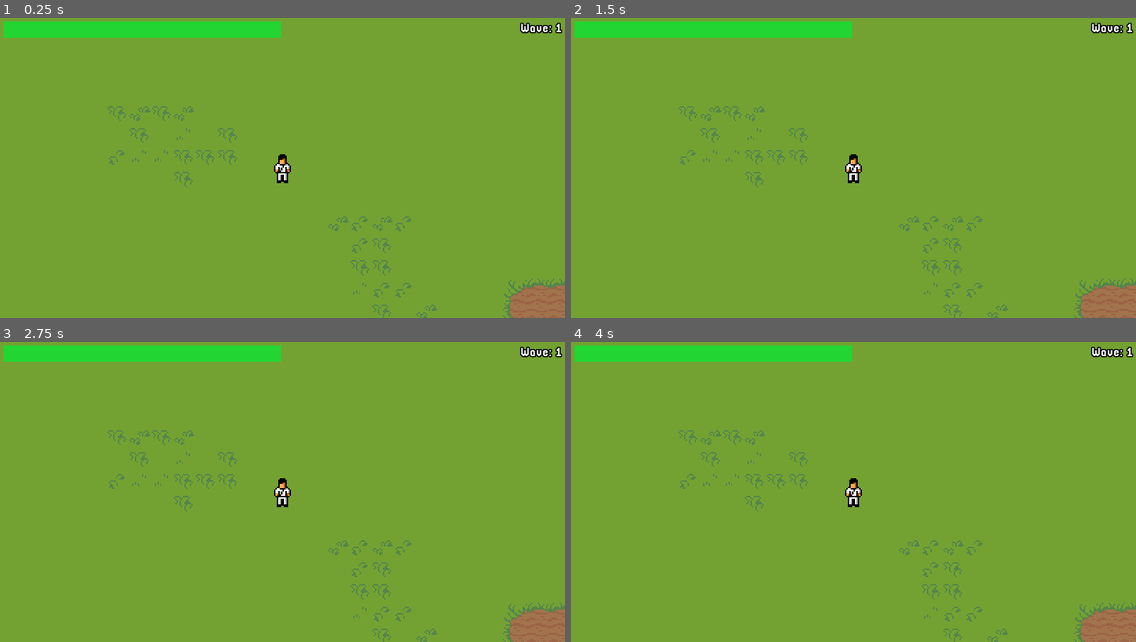
Above: before the commit, frames 1-4 (two rows, left to right).
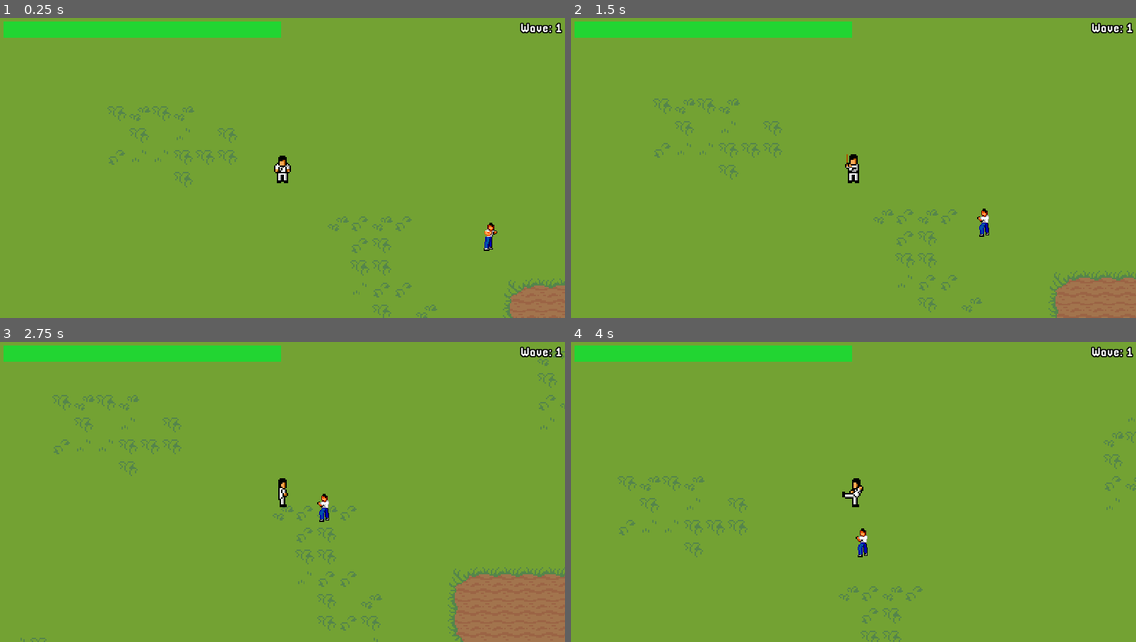
Above: after the commit, the same moments.

Repository: MysteryCoder456/KungFitGame
Game: Godot game, scene res://src/scenes/World.tscn
The game is run twice, just before and just after one commit, with the same random seed, the same clock (stepped at 60 frames per second) and the same inputs.
Inputs:
- Up to frame 1 (0.25 s): no input
- Up to frame 2 (1.5 s): hold D (move_right) 0.53-1.28 s; hold P (kick_attack) 0.53-1.28 s; tap O (stick_attack) at 0.8, 1.35 s; hold S (move_down) from 1.28 s (still down)
- Up to frame 3 (2.75 s): tap P (kick_attack) at 1.55 s; release S (move_down) at 2.03 s; hold D (move_right) from 2.03 s (still down); hold P (kick_attack) from 2.03 s (still down); tap O (stick_attack) at 2.3 s
- Up to frame 4 (4 s): release D (move_right) at 2.78 s; release P (kick_attack) at 2.78 s; hold W (move_up) 2.78-3.53 s; tap O (stick_attack) at 2.85, 3.8 s; tap P (kick_attack) at 3.05 s; hold A (move_left) from 3.53 s (still down); hold P (kick_attack) from 3.53 s (still down)

The runs differ from the first frame. In frame 1, 0.2% of the frame differs, in the area x 49-88%, y 45-78%; in frame 2, 3.1%; in frame 3, 6.1%, in the area x 3-100%, y 3-100%; in frame 4, 3.4%.
Error before the commit: Parse Error: The class "KungFuMan" was found in global scope, but its script couldn't be loaded. (res://src/scripts/Enemy.gd:32)

Commit message:
player attack animations

Diff:
--- a/FitnessGame/project.godot
+++ b/FitnessGame/project.godot
@@ -18,10 +18,16 @@
 "class": "KungFuMan",
 "language": "GDScript",
 "path": "res://src/scripts/KungFuMan.gd"
+}, {
+"base": "Control",
+"class": "PlayerHUD",
+"language": "GDScript",
+"path": "res://src/scripts/HUD.gd"
 } ]
 _global_script_class_icons={
 "Enemy": "",
-"KungFuMan": ""
+"KungFuMan": "",
+"PlayerHUD": ""
 }
 
 [application]
--- a/FitnessGame/src/actors/KungFuMan.tscn
+++ b/FitnessGame/src/actors/KungFuMan.tscn
@@ -70,6 +70,12 @@
 
 [node name="HUD" parent="CanvasLayer" instance=ExtResource( 4 )]
 
+[node name="AttackTimer" type="Timer" parent="."]
+process_mode = 0
+wait_time = 0.8
+one_shot = true
+
+[connection signal="animation_finished" from="AnimatedSprite" to="." method="_on_AnimatedSprite_animation_finished"]
 [connection signal="body_entered" from="UpEnemyDetector" to="." method="_on_UpEnemyDetector_body_entered"]
 [connection signal="body_exited" from="UpEnemyDetector" to="." method="_on_UpEnemyDetector_body_exited"]
 [connection signal="body_entered" from="DownEnemyDetector" to="." method="_on_DownEnemyDetector_body_entered"]
--- a/FitnessGame/src/scripts/Enemy.gd
+++ b/FitnessGame/src/scripts/Enemy.gd
@@ -20,8 +20,8 @@
 var velocity = Vector2.ZERO
 var direction = Direction.DOWN
 var state = State.RUNNING
-var pathfinding_threshold = 16
-var target: KungFuMan
+var pathfinding_threshold = 12
+var target: Node2D
 var nav: Navigation2D
 var path = []
 
@@ -29,7 +29,7 @@
 onready var attack_timer = $AttackTimer
 
 
-func init(_target: KungFuMan, _nav: Navigation2D):
+func init(_target, _nav: Navigation2D):
 	target = _target
 	nav = _nav
 
--- a/FitnessGame/src/scripts/HUD.gd
+++ b/FitnessGame/src/scripts/HUD.gd
@@ -1,3 +1,4 @@
+class_name PlayerHUD
 extends Control
 
 onready var health_bar: ProgressBar = $TopBar/HealthBar
--- a/FitnessGame/src/scripts/KungFuMan.gd
+++ b/FitnessGame/src/scripts/KungFuMan.gd
@@ -32,15 +32,17 @@
 onready var actual_max_health = raw_max_health * health_multiplier
 onready var health = actual_max_health
 
-onready var animated_sprite = $AnimatedSprite
-onready var hud = $CanvasLayer/HUD
+onready var animated_sprite: AnimatedSprite = $AnimatedSprite
+onready var hud: PlayerHUD = $CanvasLayer/HUD
+onready var attack_timer: Timer = $AttackTimer
 
 
 func _input(event: InputEvent):
-	if event.is_action_pressed("stick_attack"):
-		stick_attack()
-	elif event.is_action_pressed("kick_attack"):
-		kick_attack()
+	if attack_timer.is_stopped():
+		if event.is_action_pressed("stick_attack"):
+			stick_attack()
+		elif event.is_action_pressed("kick_attack"):
+			kick_attack()
 
 
 func _physics_process(delta: float):
@@ -71,6 +73,12 @@
 			animated_sprite.play("running_%s" % dir_str)
 			velocity = move_and_slide(velocity)
 
+		State.STICKING:
+			animated_sprite.play("stick_attack_%s" % dir_str)
+
+		State.KICKING:
+			animated_sprite.play("kick_attack_%s" % dir_str)
+
 
 func get_movement_vel() -> Vector2:
 	var new_velocity = Vector2.ZERO
@@ -97,11 +105,13 @@
 func stick_attack():
 	# TODO
 	state = State.STICKING
+	attack_timer.start()
 
 
 func kick_attack():
 	# TODO
 	state = State.KICKING
+	attack_timer.start()
 
 
 func _on_UpEnemyDetector_body_entered(body: Enemy):
@@ -130,3 +140,8 @@
 
 func _on_RightEnemyDetector_body_exited(body: Enemy):
 	enemies_on_right.erase(body)
+
+
+func _on_AnimatedSprite_animation_finished():
+	if state == State.STICKING or State.KICKING:
+		state = State.IDLE
--- a/FitnessGame/src/sprite_frames/KungFuMan.tres
+++ b/FitnessGame/src/sprite_frames/KungFuMan.tres
@@ -214,17 +214,17 @@
 "frames": [ ExtResource( 16 ) ],
 "loop": false,
 "name": "kick_attack_down",
-"speed": 5.0
+"speed": 2.0
 }, {
 "frames": [ ExtResource( 15 ) ],
 "loop": false,
 "name": "kick_attack_right",
-"speed": 5.0
+"speed": 2.0
 }, {
 "frames": [ ExtResource( 14 ) ],
 "loop": false,
 "name": "kick_attack_left",
-"speed": 5.0
+"speed": 2.0
 }, {
 "frames": [ SubResource( 33 ), SubResource( 34 ), SubResource( 35 ), SubResource( 36 ) ],
 "loop": false,
@@ -239,7 +239,7 @@
 "frames": [ ExtResource( 13 ) ],
 "loop": false,
 "name": "kick_attack_up",
-"speed": 5.0
+"speed": 2.0
 }, {
 "frames": [ SubResource( 41 ), SubResource( 42 ), SubResource( 43 ), SubResource( 44 ) ],
 "loop": false,
